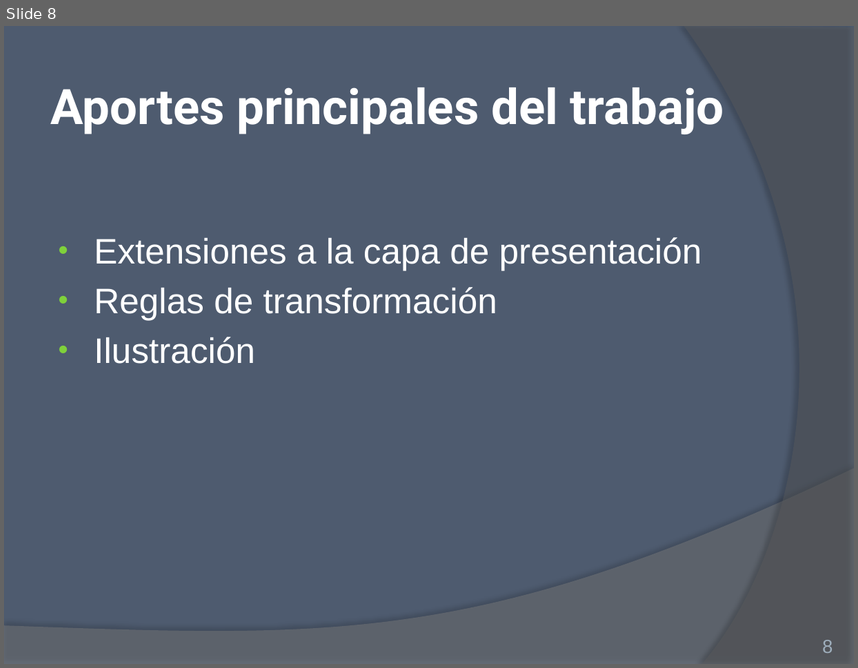
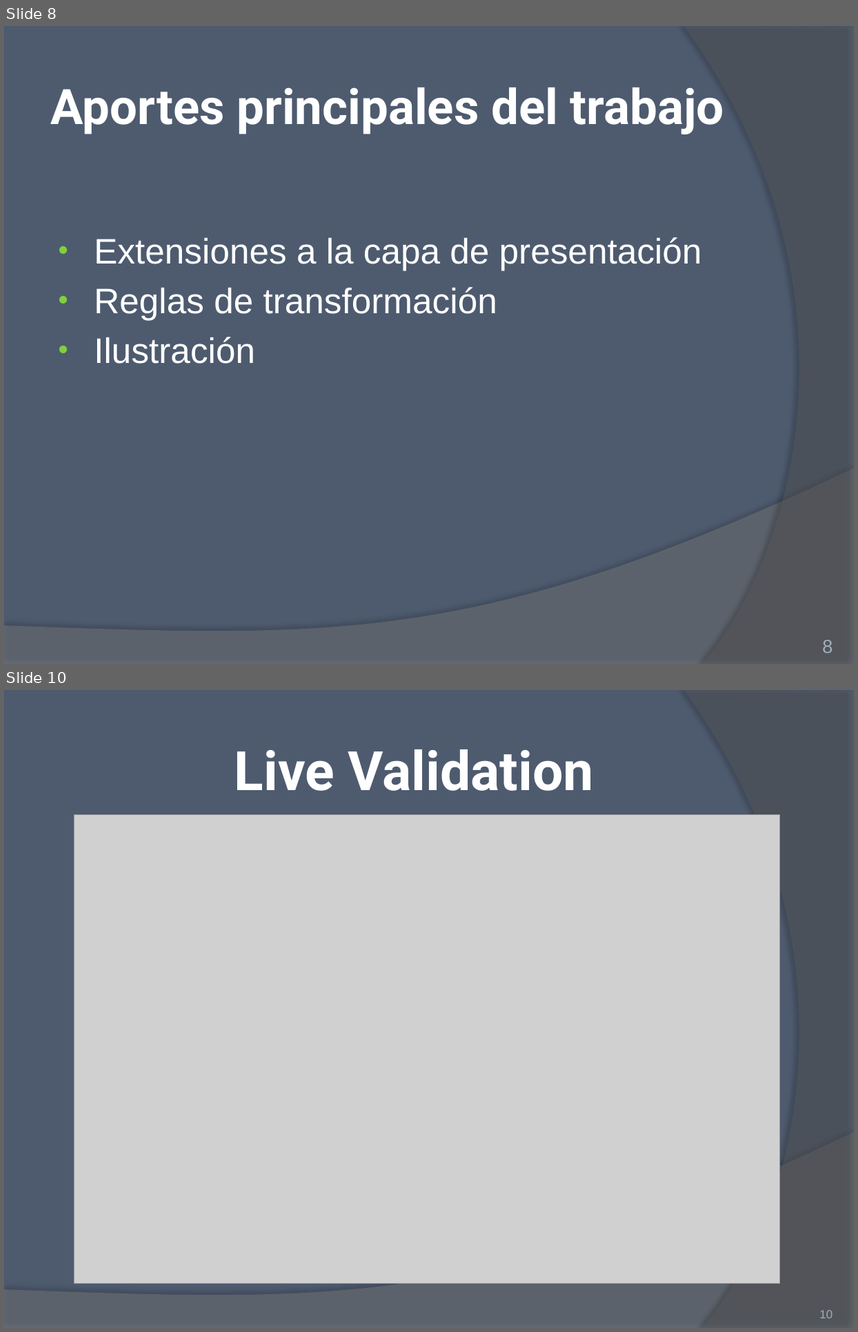
Before and after one commit to ivalop81/Metamodelo-Cybse2016, a slide deck: Presentacion final .pptx. Shown one above the other, each under a label of ours: slide 8 before the commit, slides 8 and 10 after it; the slides between them are not shown. The pictures are 858x668 and 858x1332 pixels, drawn with LibreOffice and Linux fonts; fonts in the diff are those of the drawing; grey boxes stand for pictures. Boxes give left, top, right and bottom in pixels: in the first picture for what was removed or moved away, otherwise in the second. Text is boxed around its words. In the diff, an @@ line names an element or a change of style, - is before the commit and + after.

```diff
--- a/Presentacion final .pptx
+++ b/Presentacion final .pptx
@@ slide 10 added at box(4, 690, 854, 1328), background #4E5B6F; not listed: 2 template elements that a slide beside it also shows @@
@@ title added at box(234, 749, 594, 791), 46 pt, text #FFFFFF, bold @@
+Live Validation
@@ picture added at box(74, 815, 780, 1283) @@
@@ page number added at box(820, 1310, 833, 1318), 10 pt, text #9EAFBD @@
+10
```
Also in this commit, not shown: 7 slides changed, 1 other slide added, 1 slide removed, 2 other files.
